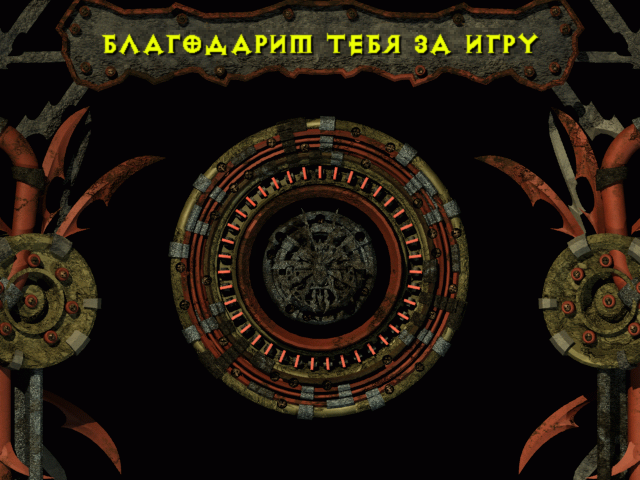
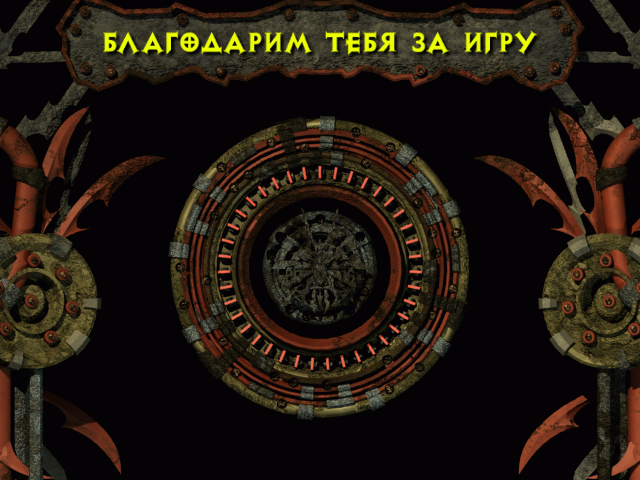
Layers edited between the first and the second 640px x 480px image:
painted on "БЛАГОДАРИМ ТЕБЯ ЗА ИГРУ" over [101, 30, 541, 59]
